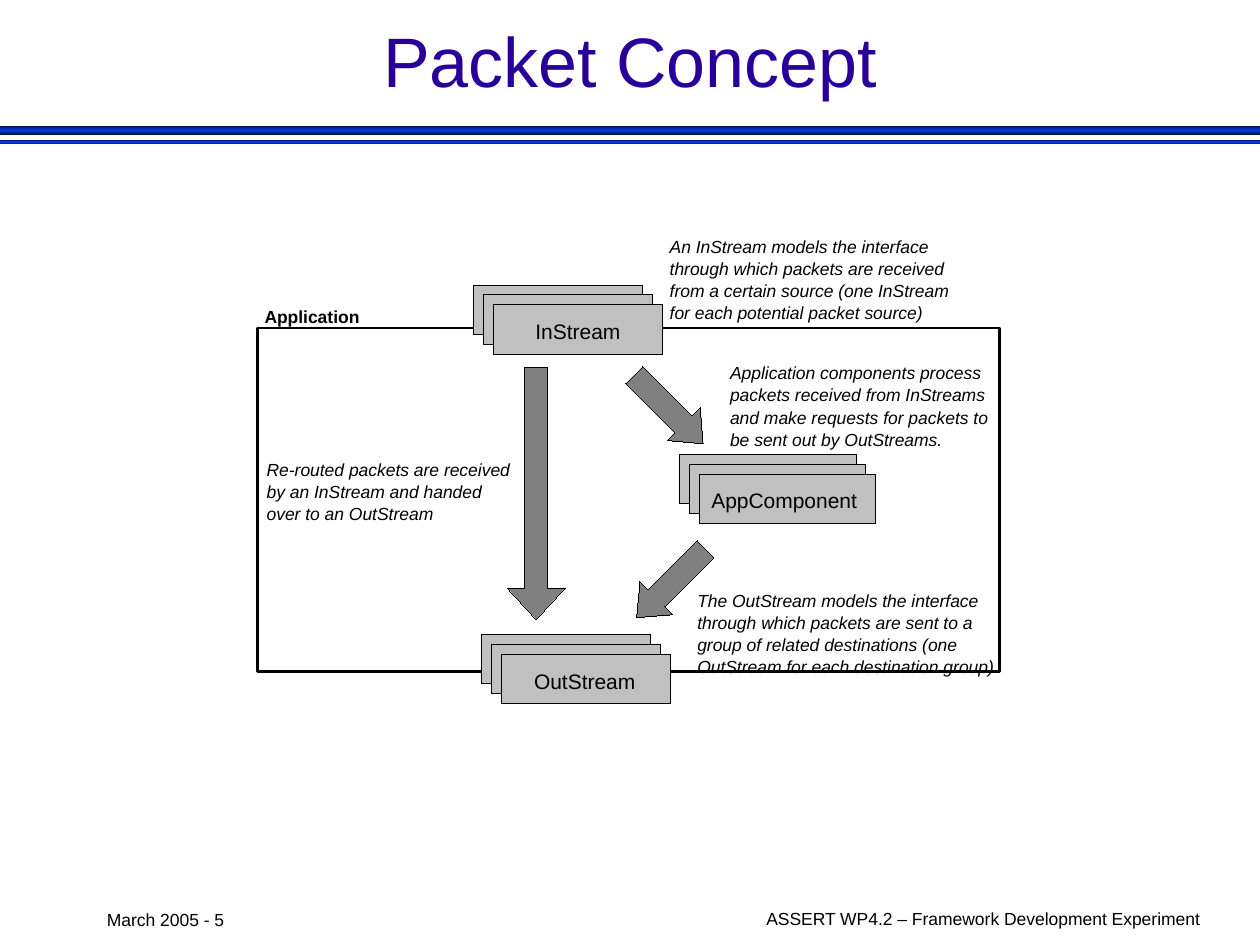
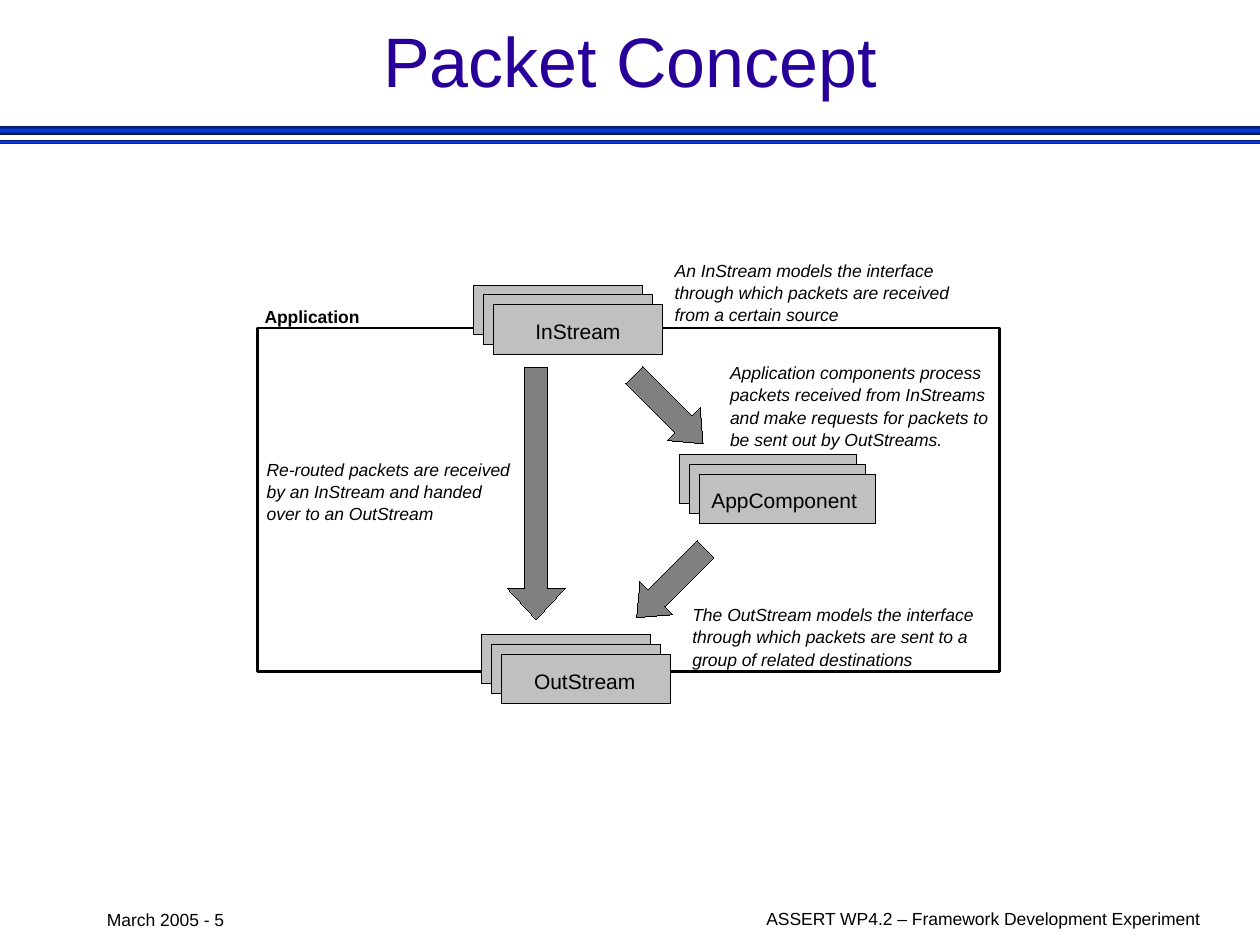
Before and after one commit to pnp-software/cordetfw, a slide deck: slide 5 of doc/odp/Figures.odp. Drawn at 1260x945 pixels with LibreOffice and Linux fonts; fonts in the diff are those of the drawing. Boxes give left, top, right and bottom in pixels: in the first picture for what was removed or moved away, otherwise in the second. Text is boxed around its words. In the diff, an @@ line names an element or a change of style, - is before the commit and + after.

Commit message:
Update of OutStream specification

```diff
--- a/doc/odp/Figures.odp
+++ b/doc/odp/Figures.odp
@@ text "An InStream models the interface": place and size @@
-text "An InStream models the interface" at (670,240,949,323)
+text "An InStream models the interface" at (675,264,949,321)
@@ text at (675,308,838,321): text changed @@
-from a certain source (one InStream
-for each potential packet source)
+from a certain source
@@ text "The OutStream models the interface": place and size @@
-text "The OutStream models the interface" at (697,594,993,677)
+text "The OutStream models the interface" at (692,608,974,670)
@@ text at (692,653,912,670): text changed @@
-group of related destinations (one
-OutStream for each destination group)
+group of related destinations
```
Also in this commit, not shown: 8 other files.
